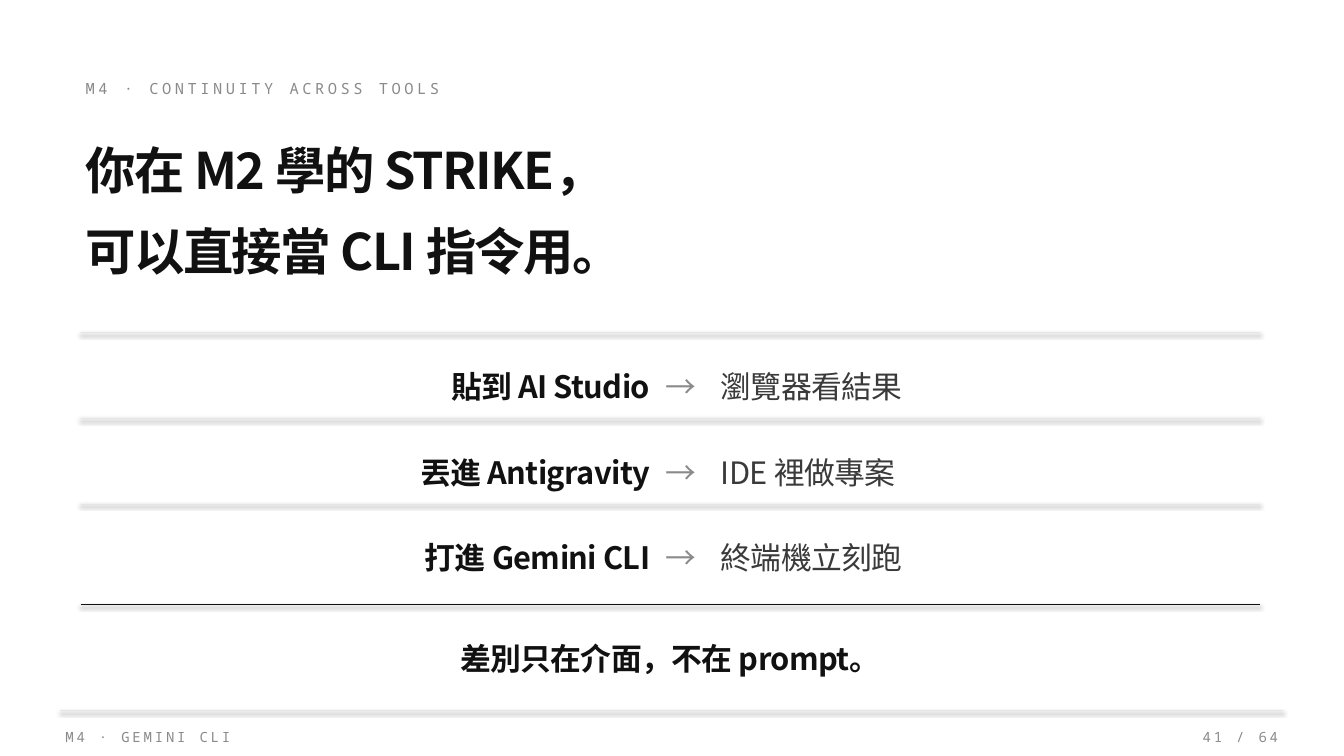
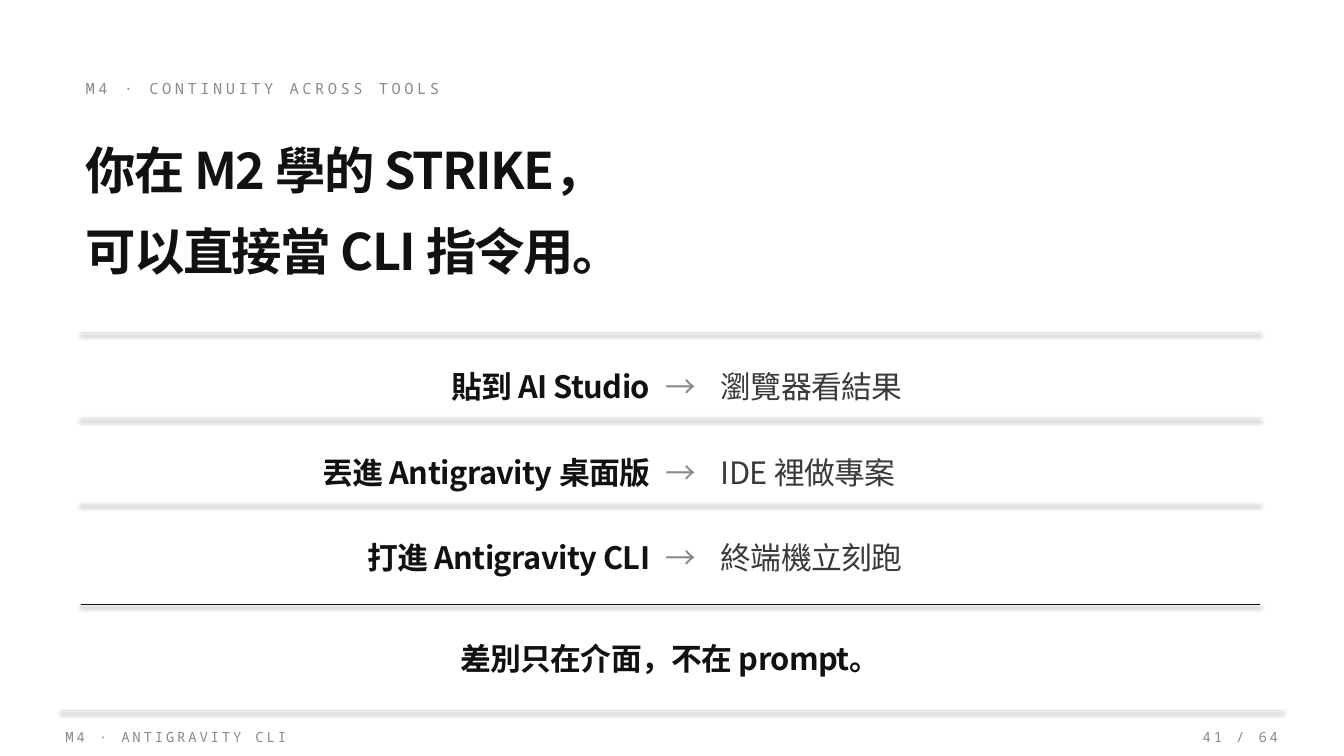
Before and after one commit to Zenobia000/SDD-agent-coding-beginner, a slide deck: slide 41 of class_plan/vibe_coding_workshop.pptx. Drawn at 1344x756 pixels with LibreOffice and Linux fonts; fonts in the diff are those of the drawing. Boxes give left, top, right and bottom in pixels: in the first picture for what was removed or moved away, otherwise in the second. Text is boxed around its words. In the diff, an @@ line names an element or a change of style, - is before the commit and + after.

```diff
--- a/class_plan/vibe_coding_workshop.pptx
+++ b/class_plan/vibe_coding_workshop.pptx
@@ text at [323, 458, 650, 492]: text changed @@
-丟進 Antigravity
+丟進 Antigravity 桌面版
@@ text at [367, 542, 650, 577]: text changed @@
-打進 Gemini CLI
+打進 Antigravity CLI
@@ text at [65, 732, 286, 742]: text changed @@
-M4 · GEMINI CLI
+M4 · ANTIGRAVITY CLI
```
Also in this commit, not shown: 21 other slides changed, 46 other files.
